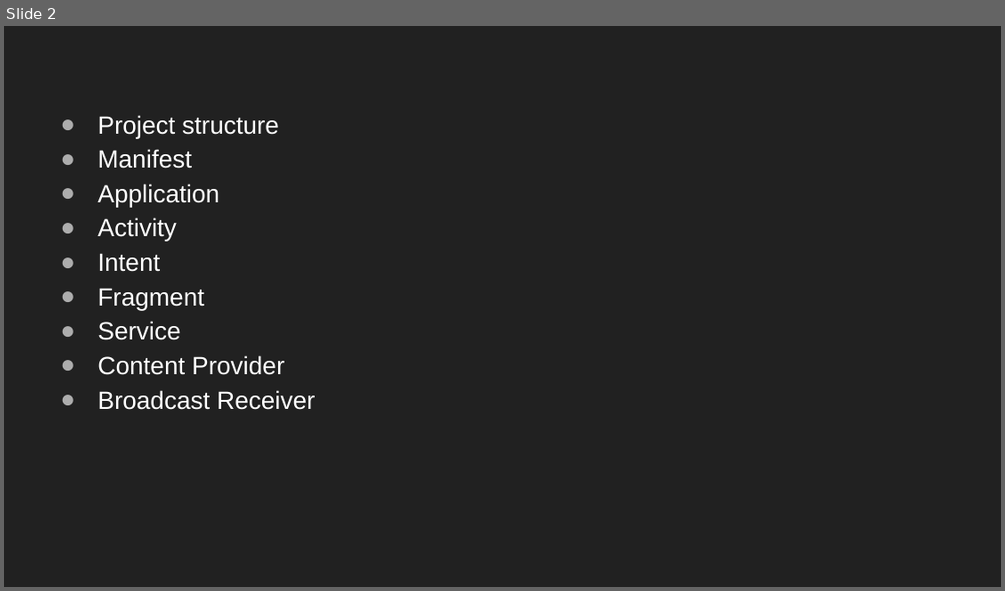
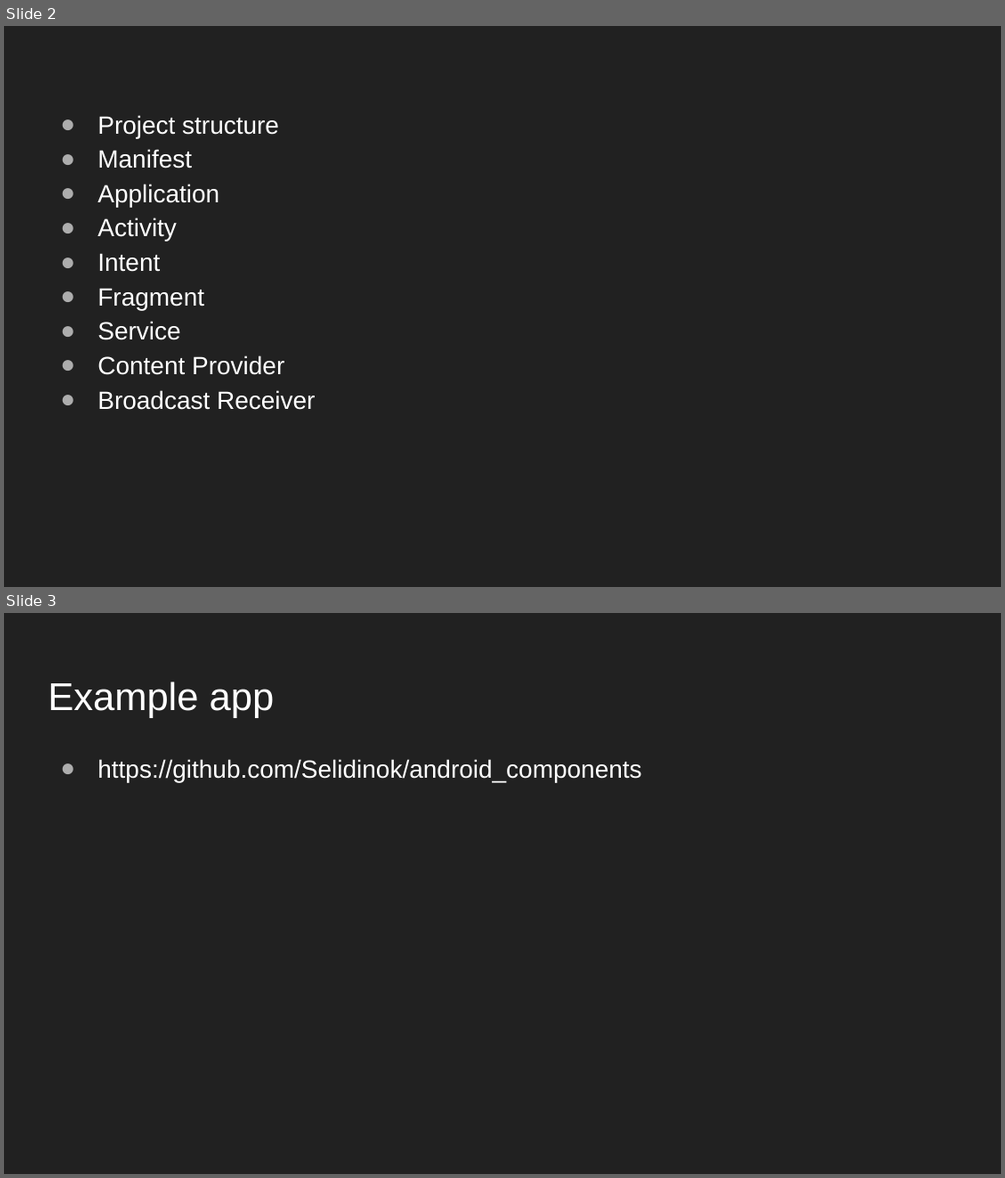
Before and after one commit to Andrey253/Calendar, a slide deck: components.pptx. Shown one above the other, each under a label of ours: slide 2 before the commit, slides 2 and 3 after it. The pictures are 1005x591 and 1005x1178 pixels, drawn with LibreOffice and Linux fonts; fonts in the diff are those of the drawing. Boxes give left, top, right and bottom in pixels: in the first picture for what was removed or moved away, otherwise in the second. Text is boxed around its words. In the diff, an @@ line names an element or a change of style, - is before the commit and + after.

```diff
--- a/components.pptx
+++ b/components.pptx
@@ slide 3 added at (x1=4, y1=613, x2=1001, y2=1174), background #212121 @@
@@ title added at (x1=48, y1=682, x2=275, y2=718), 28 pt, text #FFFFFF @@
+Example app
@@ text added at (x1=97, y1=759, x2=641, y2=782), 18 pt, text #FFFFFF @@
+● https://github.com/Selidinok/android_components
```
Also in this commit, not shown: 1 slide removed.
